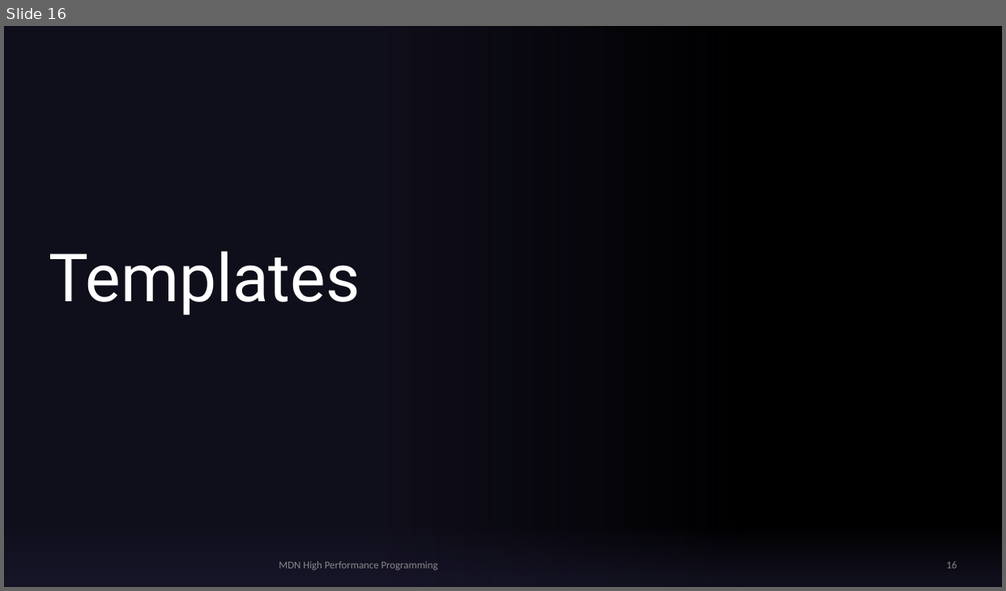
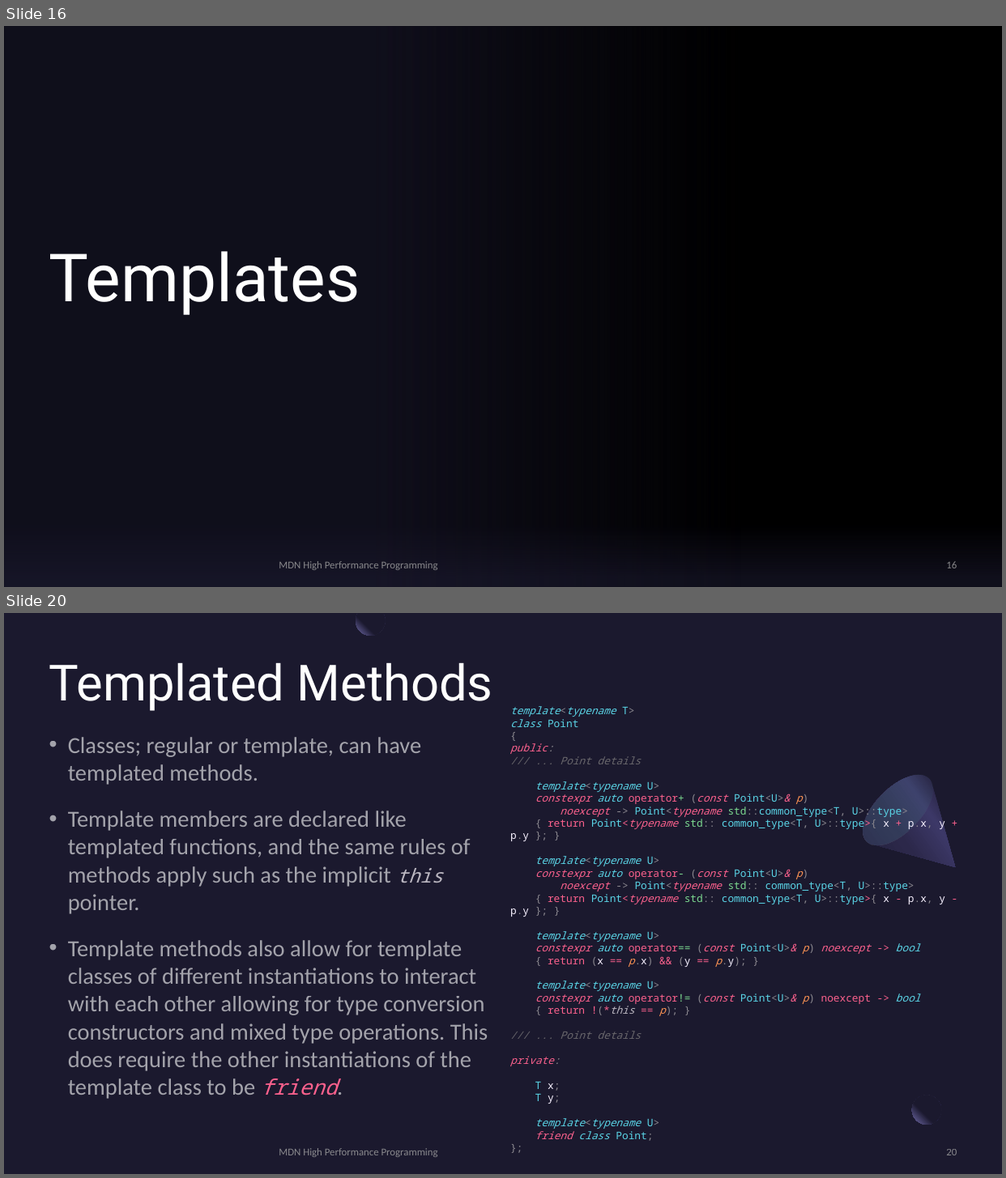
Before and after one commit to MonashDeepNeuron/HPP, a slide deck: content/part5/slides/hpp_part5.pptx. Shown one above the other, each under a label of ours: slide 16 before the commit, slides 16 and 20 after it; the slides between them are not shown. The pictures are 1006x591 and 1006x1178 pixels, drawn with LibreOffice and Linux fonts; fonts in the diff are those of the drawing; background and template pictures are left out. Boxes give left, top, right and bottom in pixels: in the first picture for what was removed or moved away, otherwise in the second. Text is boxed around its words. In the diff, an @@ line names an element or a change of style, - is before the commit and + after.

```diff
--- a/content/part5/slides/hpp_part5.pptx
+++ b/content/part5/slides/hpp_part5.pptx
@@ slide 20 added at bbox=[4, 613, 1002, 1174], background #1B192E @@
@@ freeform shape added at bbox=[356, 613, 385, 636], fill gradient #1B192E to #7771B2 @@
@@ title added at bbox=[49, 662, 493, 711], 48 pt, text #FFFFFF @@
+Templated Methods
@@ text added at bbox=[510, 706, 945, 1141], 10 pt, text #5AD4E6 @@
+template<typename T>
+class Point
+{
+public:
+/// ... Point details
+template<typename U>
+constexpr auto operator+ (const Point<U>& p)
+noexcept -> Point<typename std::common_type<T, U>::type>
+{ return Point<typename std:: common_type<T, U>::type>{ x + p.x, y + p.y }; }
+template<typename U>
+constexpr auto operator- (const Point<U>& p)
+noexcept -> Point<typename std:: common_type<T, U>::type>
+{ return Point<typename std:: common_type<T, U>::type>{ x - p.x, y - p.y }; }
+template<typename U>
+constexpr auto operator== (const Point<U>& p) noexcept -> bool
+{ return (x == p.x) && (y == p.y); }
+template<typename U>
+constexpr auto operator!= (const Point<U>& p) noexcept -> bool
+{ return !(*this == p); }
+/// ... Point details
+private:
+T x;
+T y;
+template<typename U>
+friend class Point;
+};
@@ text added at bbox=[68, 737, 488, 1099], 22.2 pt, text #FFFFFF at 60% opacity @@
+• Classes; regular or template, can have templated methods.
+• Template members are declared like templated functions, and the same rules of methods apply such as the implicit this pointer.
+• Template methods also allow for template classes of different instantiations to interact with each other allowing for type conversion constructors and mixed type operations. This does require the other instantiations of the template class to be friend.
@@ freeform shape added at bbox=[851, 763, 987, 899], fill gradient #2C284A to #3C3867 to #1B192E @@
@@ ellipse added at bbox=[851, 763, 945, 857], fill gradient #454075 to #5BEFC1 @@
@@ ellipse added at bbox=[912, 1096, 941, 1125], fill gradient #1B192E to #7771B2 @@
@@ rectangle added at bbox=[941, 1090, 972, 1119], fill #1B192E at 80% opacity @@
@@ text added at bbox=[279, 1148, 438, 1157], 10 pt, text #A6A6A6 at 80% opacity @@
+MDN High Performance Programming
@@ page number added at bbox=[946, 1149, 957, 1156], 10 pt, text #A6A6A6 at 80% opacity @@
+20
```
Also in this commit, not shown: 5 slides changed, 23 other slides added, 5 slides removed, 48 other files.
